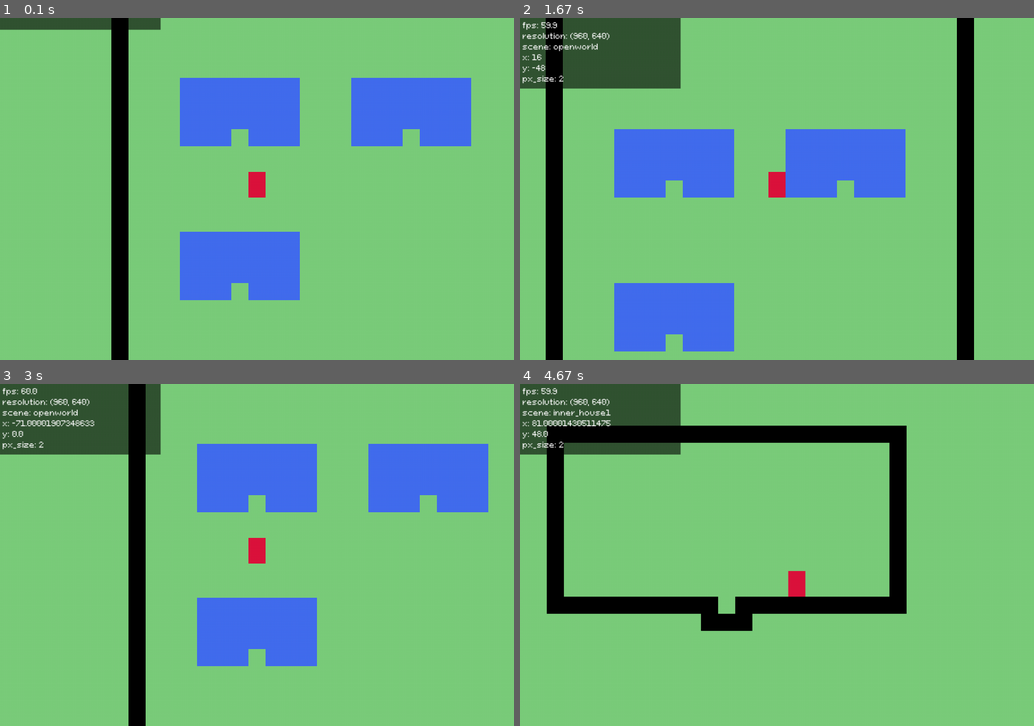
Above: before the commit, frames 1-4 (two rows, left to right).
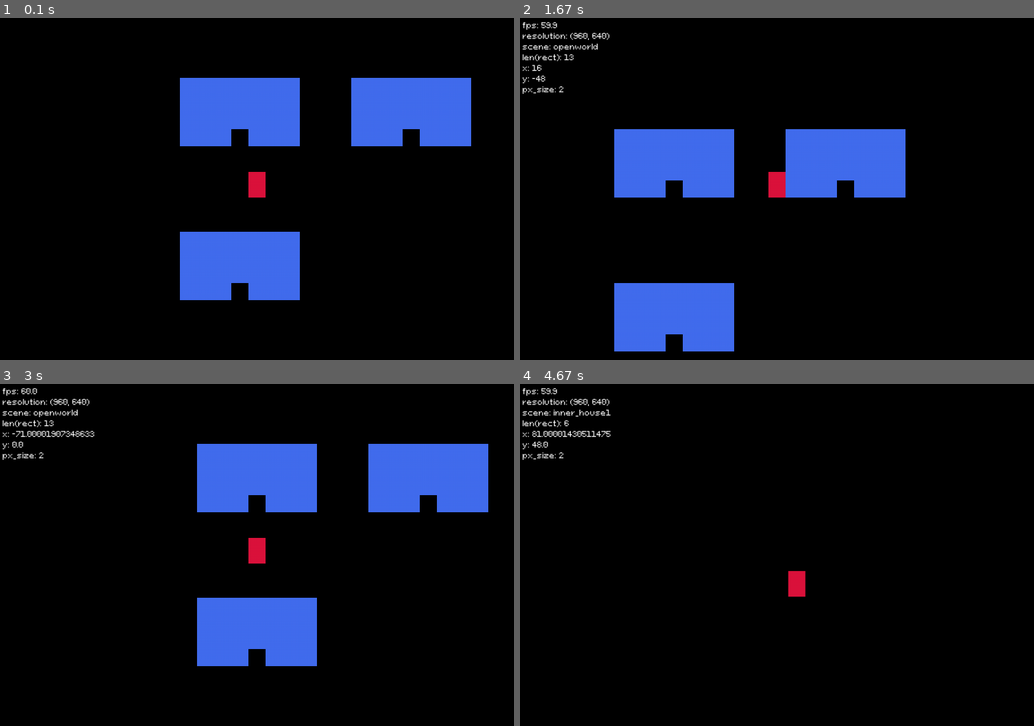
Above: after the commit, the same moments.

Repository: kritserv/rpg-maker-style-top-down-game-template
Game: pygame game, started from main.py
Two runs of this game, one before a commit and one after it. Both use one fixed random seed, a clock stepped at 60 frames per second and the inputs below.
Inputs:
- Up to frame 1 (0.1 s): no input
- Up to frame 2 (1.67 s): hold Right 0.33-0.8 s; hold Up 0.83-1.13 s; hold Right 1.17-1.63 s
- Up to frame 3 (3 s): hold Left 1.67-2.2 s; hold Down 2.23-2.53 s; hold Left 2.57-2.97 s
- Up to frame 4 (4.67 s): hold Up 3-3.37 s; hold Right 3.4-4.03 s; hold Down 4.07-4.43 s; hold Left from 4.47 s (still down)

The runs differ from the first frame. In frame 1, 83% of the frame differs, in the area x 0-100%, y 0-100%; in frame 2, 80%; in frame 3, 83%; in frame 4, 90%.

Commit message:
create SceneManager object & move change scene and camera stop pos function to SceneManager

Diff:
--- a/main.py
+++ b/main.py
@@ -12,24 +12,10 @@
 	toggle_full_screen, load_scene_from_json_data
 from func import check_event, print_debug
 from my_object import Player, TopDownMap, Camera, \
-	BlackBar, Timer
+	BlackBar, Timer, SceneManager
 
 pg.display.set_caption("game_title")
 pg.display.set_icon(pg.image.load("asset/img/icon.png"))
-
-def change_scene(player, x, y, top_down_map, scene_dict, new_scene_name):
-	player.obs = [ob for ob, color in scene_dict[new_scene_name]]
-	player.calculate_obs_pos()
-	player.pos = [x, y]
-	player.finish_pos = [x, y]
-	top_down_map.rects = [ob for ob in scene_dict[new_scene_name]]
-	top_down_map.current_scene = new_scene_name
-
-def change_camera_stop_position(camera, stop_left, stop_right, stop_up, stop_down):
-	camera.stop_follow_player_left_at_pos_x = stop_left
-	camera.stop_follow_player_right_at_pos_x = stop_right
-	camera.stop_follow_player_up_at_pos_y = stop_up
-	camera.stop_follow_player_down_at_pos_y = stop_down
 
 async def main():
 	run = True
@@ -49,7 +35,10 @@
 	scene_data = load_scene_from_json_data()
 
 	scene = {
-		"openworld": scene_data["house1"] + scene_data["house2"] + scene_data["house3"] + scene_data["openworld_border"],
+		"openworld": scene_data["house1"] +
+			scene_data["house2"] +
+			scene_data["house3"] +
+			scene_data["openworld_border"],
 		"inner_house1": scene_data["inner_house_border"],
 		"inner_house2": scene_data["inner_house_border"],
 		"inner_house3": scene_data["inner_house_border"],
@@ -58,22 +47,18 @@
 	start_scene_name = "openworld"
 
 	player = Player(screen)
-
-	player.rects = [(pg.Rect(0, 0, 16, 16), red),
+	player.rects = [
+		(pg.Rect(0, 0, 16, 16), red),
 		(pg.Rect(0, -8, 16, 8), red)
 	]
+	top_down_map = TopDownMap(screen)
+	camera = Camera(player, top_down_map)
 
-	player.resize(pixel_size)
-	player.obs = [ob for ob, color in scene[start_scene_name]]
-	player.calculate_obs_pos()
-	player.pos = [-64, 0]
+	scene_manager = SceneManager(
+		scene, player, top_down_map, camera, start_scene_name)
+	scene_manager.change_scene(-64, 0, start_scene_name)
+	scene_manager.change_camera_stop_position(-144, 144, -160, 160)
 
-	top_down_map = TopDownMap(screen, start_scene_name)
-	top_down_map.rects = [ob for ob in scene[start_scene_name]]
-	top_down_map.resize(pixel_size, player)
-
-	camera = Camera(player, top_down_map)
-	change_camera_stop_position(camera, -144, 144, -160, 160)
 
 	debug_timer = Timer()
 	debug_timer.start()
@@ -90,29 +75,29 @@
 		player.update(dt)
 		camera.update(pixel_size)
 
-		if top_down_map.current_scene == "openworld" and player.pos == [-80, -48]:
-			change_scene(player, 0, 48, top_down_map, scene, "inner_house1")
-			change_camera_stop_position(camera, -48, 48, -64, 16)
+		if scene_manager.current_scene == "openworld" and player.pos == [-80, -48]:
+			scene_manager.change_scene(0, 48, "inner_house1")
+			scene_manager.change_camera_stop_position(-48, 48, -64, 16)
 
-		if top_down_map.current_scene == "inner_house1" and player.pos == [0, 64]:
-			change_scene(player, -80, -16, top_down_map, scene, "openworld")
-			change_camera_stop_position(camera, -144, 144, -160, 160)
+		if scene_manager.current_scene == "inner_house1" and player.pos == [0, 64]:
+			scene_manager.change_scene(-80, -16, "openworld")
+			scene_manager.change_camera_stop_position(-144, 144, -160, 160)
 
-		if top_down_map.current_scene == "openworld" and player.pos == [80, -48]:
-			change_scene(player, 0, 48, top_down_map, scene, "inner_house2")
-			change_camera_stop_position(camera, -48, 48, -64, 16)
+		if scene_manager.current_scene == "openworld" and player.pos == [80, -48]:
+			scene_manager.change_scene(0, 48, "inner_house2")
+			scene_manager.change_camera_stop_position(-48, 48, -64, 16)
 
-		if top_down_map.current_scene == "inner_house2" and player.pos == [0, 64]:
-			change_scene(player, 80, -16, top_down_map, scene, "openworld")
-			change_camera_stop_position(camera, -144, 144, -160, 160)
+		if scene_manager.current_scene == "inner_house2" and player.pos == [0, 64]:
+			scene_manager.change_scene(80, -16, "openworld")
+			scene_manager.change_camera_stop_position(-144, 144, -160, 160)
 
-		if top_down_map.current_scene == "openworld" and player.pos == [-80, 96]:
-			change_scene(player, 0, 48, top_down_map, scene, "inner_house3")
-			change_camera_stop_position(camera, -48, 48, -64, 16)
+		if scene_manager.current_scene == "openworld" and player.pos == [-80, 96]:
+			scene_manager.change_scene(0, 48, "inner_house3")
+			scene_manager.change_camera_stop_position(-48, 48, -64, 16)
 
-		if top_down_map.current_scene == "inner_house3" and player.pos == [0, 64]:
-			change_scene(player, -80, 128, top_down_map, scene, "openworld")
-			change_camera_stop_position(camera, -144, 144, -160, 160)
+		if scene_manager.current_scene == "inner_house3" and player.pos == [0, 64]:
+			scene_manager.change_scene(-80, 128, "openworld")
+			scene_manager.change_camera_stop_position(-144, 144, -160, 160)
 
 		# ====================== [ GRAPHIC ] =====================
 
@@ -127,7 +112,7 @@
 		player.resize(pixel_size)
 		top_down_map.resize(pixel_size, player)
 
-		screen.fill(green)
+		screen.fill(black)
 		camera.draw(pixel_size, player, top_down_map)
 		black_bar.draw_if_set(curr_width, curr_height, ratio)
 
@@ -138,7 +123,8 @@
 				debug_list = [
 					curr_fps(),
 					f"resolution: {(curr_width, curr_height)}",
-					f"scene: {top_down_map.current_scene}",
+					f"scene: {scene_manager.current_scene}",
+					f"len(rect): {len(top_down_map.rects)}",
 					f"x: {player.pos[0]}",
 					f"y: {player.pos[1]}",
 					f"px_size: {pixel_size}"
--- a/my_object/__init__.py
+++ b/my_object/__init__.py
@@ -3,5 +3,6 @@
 from .player import Player
 from .camera import Camera
 from .timer import Timer
+from .scene_manager import SceneManager
 
-__all__ = (BlackBar, TopDownMap, Player, Camera, Timer)
+__all__ = (BlackBar, TopDownMap, Player, Camera, Timer, SceneManager)
--- /dev/null
+++ b/my_object/scene_manager.py
@@ -0,0 +1,21 @@
+class SceneManager:
+	def __init__(self, scene_dict, player, tdmap, camera, current_scene):
+		self.scene_dict = scene_dict
+		self.player = player
+		self.tdmap = tdmap
+		self.camera = camera
+		self.current_scene = current_scene
+
+	def change_scene(self, x, y, new_scene_name):
+		self.player.obs = [ob for ob, color in self.scene_dict[new_scene_name]]
+		self.player.calculate_obs_pos()
+		self.player.pos = [x, y]
+		self.player.finish_pos = [x, y]
+		self.tdmap.rects = [ob for ob in self.scene_dict[new_scene_name]]
+		self.current_scene = new_scene_name
+
+	def change_camera_stop_position(self, stop_left, stop_right, stop_up, stop_down):
+		self.camera.stop_follow_player_left_at_pos_x = stop_left
+		self.camera.stop_follow_player_right_at_pos_x = stop_right
+		self.camera.stop_follow_player_up_at_pos_y = stop_up
+		self.camera.stop_follow_player_down_at_pos_y = stop_down
--- a/my_object/topdownmap.py
+++ b/my_object/topdownmap.py
@@ -2,12 +2,11 @@
 from .func import correct_all_map_rect
 
 class TopDownMap(pg.sprite.Sprite):
-	def __init__(self, screen, current_scene):
+	def __init__(self, screen):
 		pg.sprite.Sprite.__init__(self)
 		self.screen = screen
 		self.rects = []
 		self.x, self.y = 0, 0
-		self.current_scene = current_scene
 
 	def resize(self, pixel_size, player):
 		self.transformed_rects = correct_all_map_rect(self, pixel_size)
